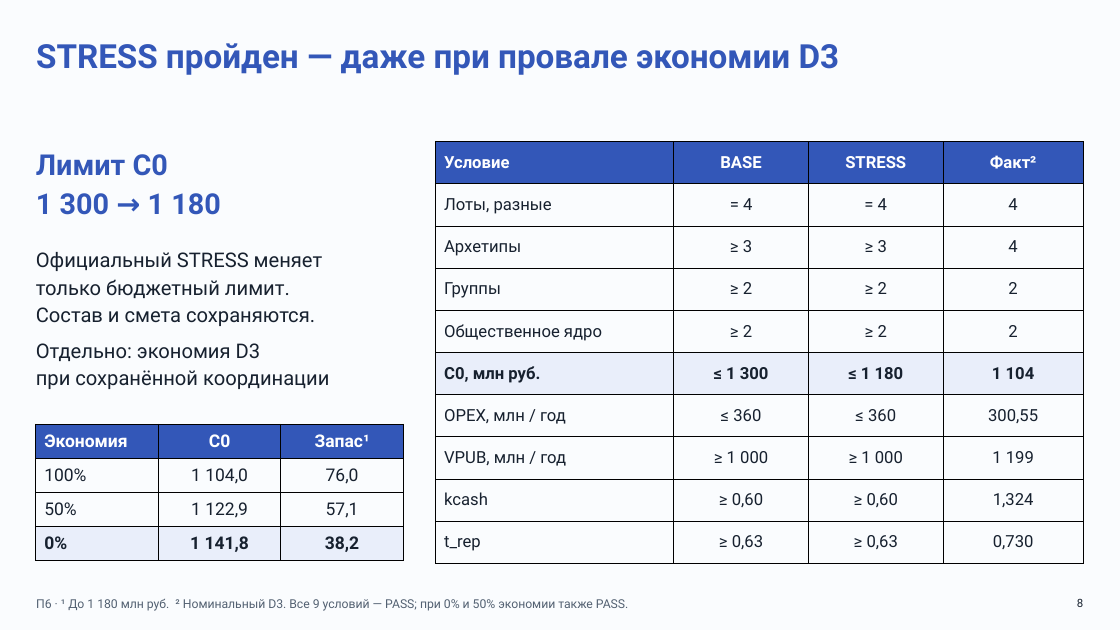
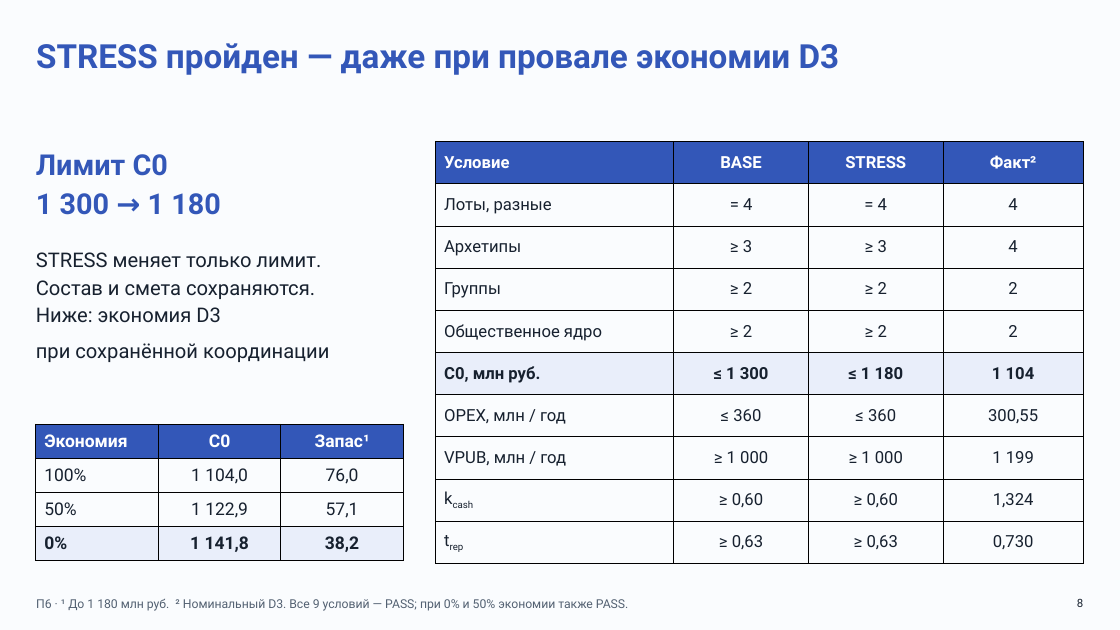
Before and after one commit to Mihail239239/Clodex_Cosmoton, a slide deck: slide 8 of presentation.pptx. Drawn at 1120x630 pixels with LibreOffice and Linux fonts; fonts in the diff are those of the drawing. Boxes give left, top, right and bottom in pixels: in the first picture for what was removed or moved away, otherwise in the second. Text is boxed around its words. In the diff, an @@ line names an element or a change of style, - is before the commit and + after.

```diff
--- a/presentation.pptx
+++ b/presentation.pptx
@@ table at box(436, 142, 1083, 564) @@
-row 10, column 1: t_rep
+row 10, column 1: trep
@@ now subscript in "kcash" @@
@@ text at box(36, 252, 321, 268): text changed @@
-Официальный STRESS меняет
-только бюджетный лимит.
+STRESS меняет только лимит.
@@ text at box(36, 280, 329, 362): indent changed; more space between paragraphs @@
@@ text at box(36, 307, 221, 323): text changed @@
-Отдельно: экономия D3
+Ниже: экономия D3
```
Also in this commit, not shown: 11 other slides changed, 1 other file.
